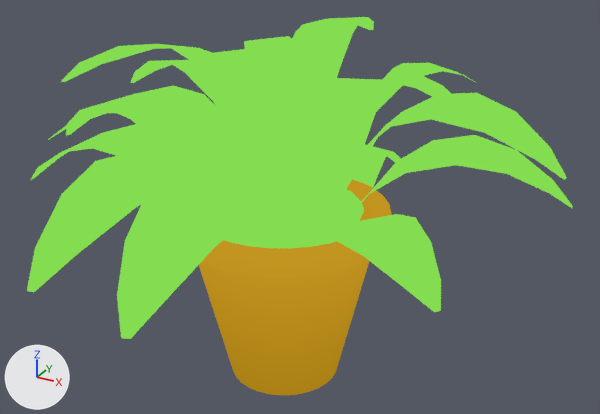
The glTF model assets/3D/small things/Topfpflanze.glb, before and after one commit.
Before and after are seen from a 50 mm camera at (1.81, -3.12, 2.46) aimed at (0.07, 0.03, 0.89). Every picture has the same lights, and +X, +Y and +Z are marked at lower left. Where no turn or scale is listed for an object, it has been applied to the vertices.

The older version as bpy lines, for what is in view:
```python
mat_auto = bpy.data.materials.new('Auto')
mat_auto.use_nodes = True; mat_auto.node_tree.nodes.clear()
_N = mat_auto.node_tree.nodes; _L = mat_auto.node_tree.links
n0 = _N.new('ShaderNodeEmission'); n0.name = 'Emission'
n1 = _N.new('ShaderNodeLightPath'); n1.name = 'Light Path'
n2 = _N.new('ShaderNodeBsdfTransparent'); n2.name = 'Transparent BSDF'
n3 = _N.new('ShaderNodeMixShader'); n3.name = 'Mix Shader'
n4 = _N.new('ShaderNodeOutputMaterial'); n4.name = 'Material Output'
n5 = _N.new('ShaderNodeTexImage'); n5.name = 'Image Texture'
n5.image = img_gradienttextures
_L.new(n1.outputs[0], n3.inputs[0])  # 'Is Camera Ray' to 'Factor'
_L.new(n2.outputs[0], n3.inputs[1])  # 'BSDF' to 'Shader'
_L.new(n0.outputs[0], n3.inputs[2])  # 'Emission' to 'Shader'
_L.new(n3.outputs[0], n4.inputs[0])  # 'Shader' to 'Surface'
_L.new(n5.outputs[0], n0.inputs[0])  # 'Color' to 'Color'
me_circle = bpy.data.meshes.new('Circle')
me_circle.from_pydata(...)  # 384 vertices, 764 faces; spans x -0.507..0.507, y -0.507..0.507, z 0.001..0.886
me_circle.materials.append(mat_auto)
me_plane_017 = bpy.data.meshes.new('Plane.017')
me_plane_017.from_pydata(...)  # 476 vertices, 438 faces; spans x -1.24..1.25, y -1.5..1.49, z 0.35..1.78
me_plane_017.materials.append(mat_auto)
ob_blumentopf = bpy.data.objects.new('Blumentopf', me_circle)
ob_blumentopf.location = (0.0, 0.0, 0.0)
ob_pflanze = bpy.data.objects.new('Pflanze', me_plane_017)
ob_pflanze.location = (0.0, 0.0, 0.0)
```
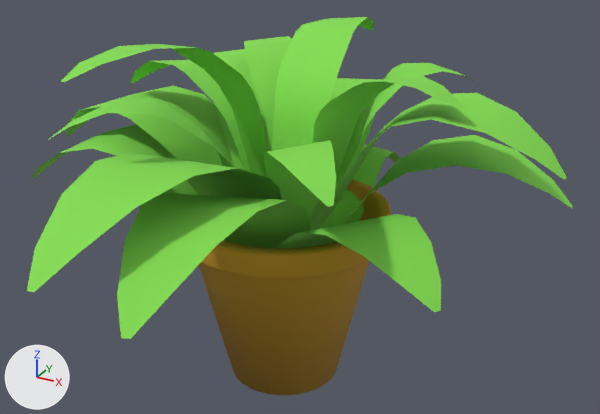
The newer file is also rescaled (x0.267) as a whole; pictures and numbers use the older file's frame.

Location of each change, (x1, y1, x2, y2) in pixels of the pictures (600 x 414 px):
'Pflanze', recoloured: (31, 17, 573, 321) in both
'Blumentopf', recoloured (yellow to brown): (199, 179, 391, 395) in both

What changed in the scene script:
```text
Change mat_auto:
    remove # nodes: BsdfTransparent, Emission, LightPath, MixShader, OutputMaterial, TexImage
    nodes: BsdfPrincipled, OutputMaterial, TexImage
```
